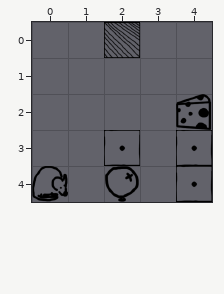
Level history. Tiled map: LudumDare24.Content/Levels/Level6.tmx. Above is the file before it was changed.
Cells are 100x100 px. Shown: x 0..4, y 0..4.
Now the later version:
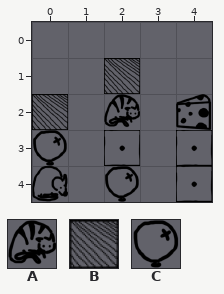
Key: from "Doodads": A 1 "Cat", B 4 "Peg", C 5 "Balloon".
_ is an empty cell, . an unchanged one.
See-through tiles are keyed as they look on the map.
From the commit log: Having the player lose in a draw
Difference:
--- layer "Main"
@@ x 0..2 @@
-0 ..B
-1 .._
-2 _._
-3 _..
+0 .._
+1 ..B
+2 B.A
+3 C..
